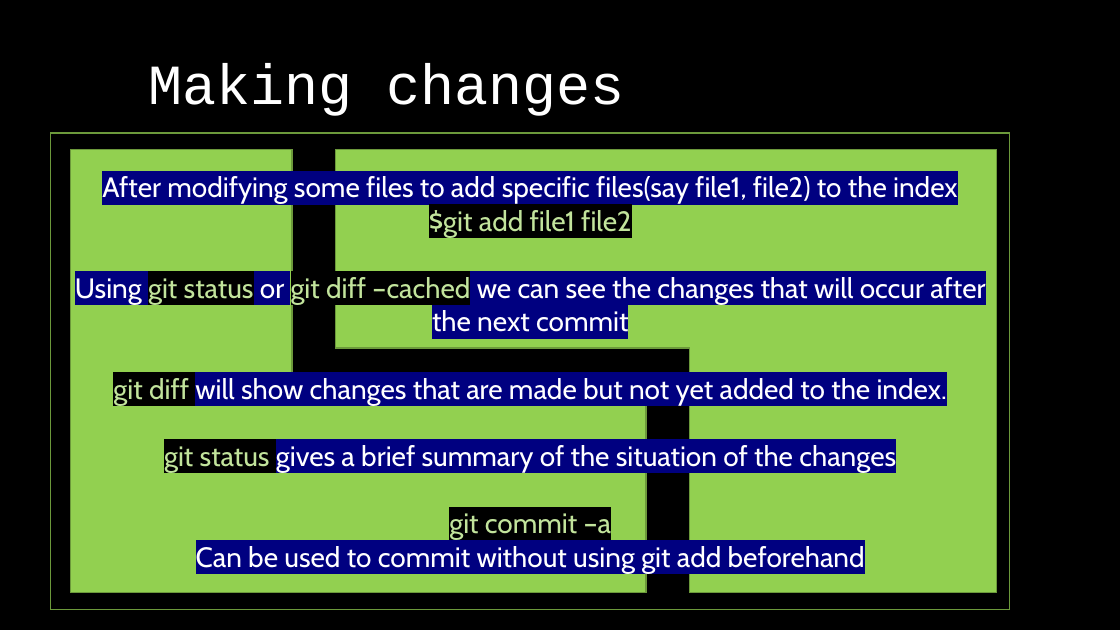
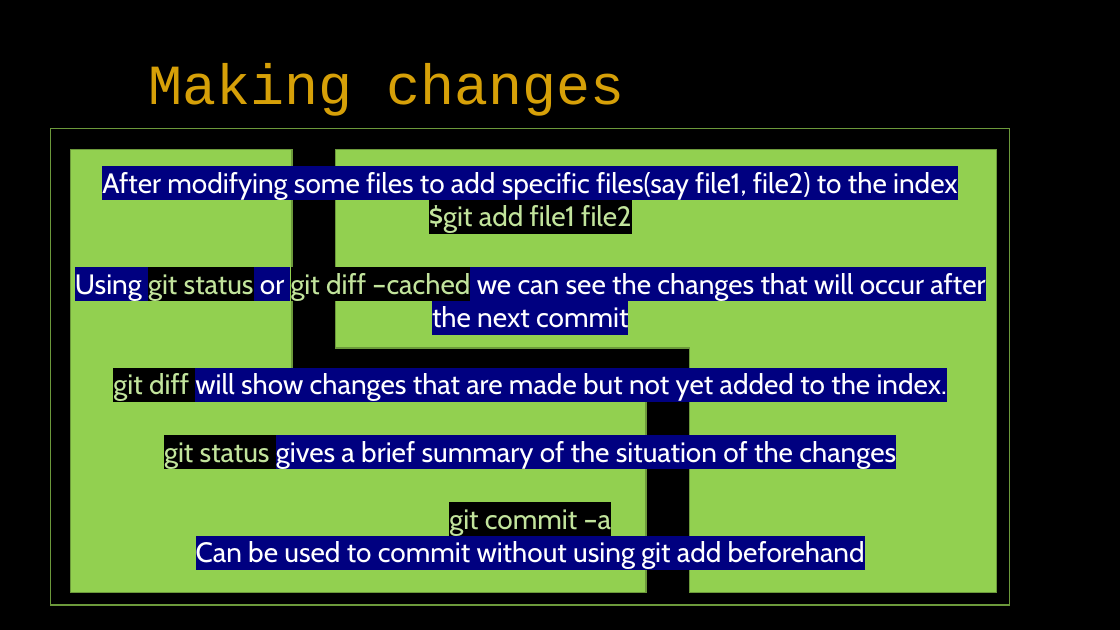
Before and after one commit to gwydion67/KOSS-presentation, a slide deck: slide 6 of New Git Concepts.pptx (slide 5 before the commit). Drawn at 1120x630 pixels with LibreOffice and Linux fonts; fonts in the diff are those of the drawing. Boxes give left, top, right and bottom in pixels: in the first picture for what was removed or moved away, otherwise in the second. Text is boxed around its words. In the diff, an @@ line names an element or a change of style, - is before the commit and + after.

```diff
--- a/New Git Concepts.pptx
+++ b/New Git Concepts.pptx
@@ title "Making changes" at (x1=148, y1=64, x2=625, y2=116): text colour #FFFFFF to #D6A008 @@
@@ rectangle "After modifying some files to ..." moved from (x1=50, y1=133, x2=1010, y2=609) to (x1=50, y1=129, x2=1010, y2=605) @@
```
Also in this commit, not shown: 2 other slides changed, 1 slide added, 1 other file.
